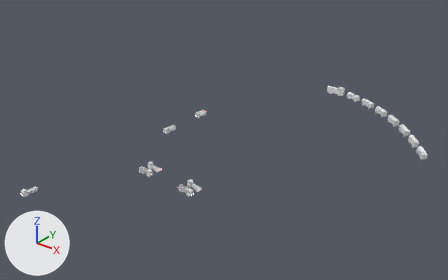
The FBX model Assets/Art/KayseriIsland/Models/Iron/Phase3/Vehicles_P3.fbx: old version first, new version second.
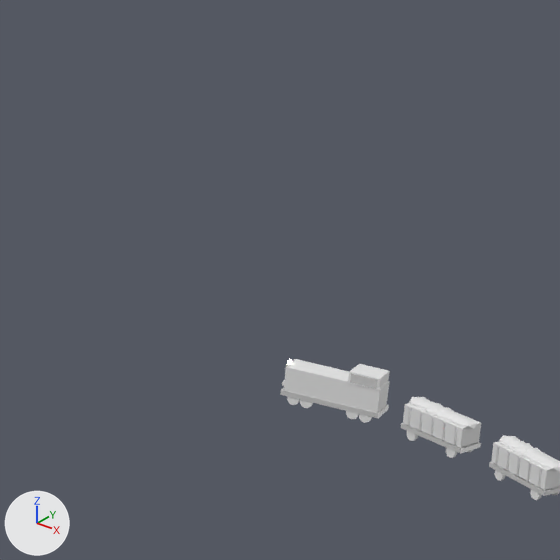
The first picture shows the older version from a 50 mm camera at (279.0, -234.0, 194.0) aimed at (56.0, 44.0, 22.0). The close-ups show the older and then the newer version on the part from 63% to 83% of the width and 9% to 43% of the height of that picture. Only the edits that show in the close-ups are written down. The axes (+X, +Y, +Z) are drawn at lower left. The lights are the same throughout. Where no turn or scale is listed for an object, it has been applied to the vertices.

The first close-up shows 'train', 'wagon', 'wagon.001'.
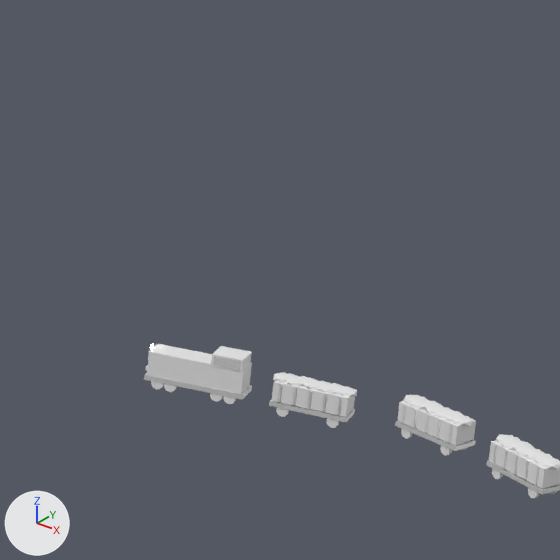
Location of each change, (x1, y1, x2, y2) in pixels of the close-ups (560 x 560 px):
'train', moved, turned
    before: (280, 359, 390, 423)
    after: (144, 343, 252, 404)
'wagon', moved, turned
    before: (401, 397, 481, 458)
    after: (269, 372, 357, 428)
'wagon.001', moved, turned
    before: (489, 435, 560, 500)
    after: (395, 395, 476, 455)
'wagon.002', moved (not visible before)
    after: (487, 434, 560, 498)

The change, as a diff of the scene's bpy script:
```diff
--- a/Assets/Art/KayseriIsland/Models/Iron/Phase3/Vehicles_P3.fbx.py
+++ b/Assets/Art/KayseriIsland/Models/Iron/Phase3/Vehicles_P3.fbx.py
@@ ob_wagon_001 @@
 ob_wagon_001 = bpy.data.objects.new('wagon.001', me_wagon_src_002)
-ob_wagon_001.location = (93.2, 170.4, 12.8)
-ob_wagon_001.rotation_euler = (0.0, -0.0131, 2.746)  # degrees (0, -0.8, 157)
+ob_wagon_001.location = (77.5, 175.7, 12.9)
+ob_wagon_001.rotation_euler = (0.0, -0.0112, 2.876)  # degrees (0, -0.6, 165)
@@ ob_train @@
 ob_train = bpy.data.objects.new('train', me_loco_src_001)
-ob_train.location = (61.8, 177.4, 13.2)
-ob_train.rotation_euler = (0.0, -0.0418, -3.003)  # degrees (0, -2.4, -172)
+ob_train.location = (45.7, 169.9, 14.0)
+ob_train.rotation_euler = (0.0, -0.0287, -2.937)  # degrees (0, -1.6, -168)
@@ ob_wagon_002 @@
 ob_wagon_002 = bpy.data.objects.new('wagon.002', me_wagon_src_003)
-ob_wagon_002.location = (107.5, 163.4, 12.4)
+ob_wagon_002.location = (92.8, 170.5, 12.8)
 ob_wagon_002.rotation_euler = (0.0, -0.0275, 2.633)  # degrees (0, -1.6, 151)
@@ ob_wagon @@
 ob_wagon = bpy.data.objects.new('wagon', me_wagon_src_001)
-ob_wagon.location = (78.4, 175.4, 12.9)
-ob_wagon.rotation_euler = (0.0, -0.01, 2.871)  # degrees (0, -0.6, 164)
+ob_wagon.location = (61.0, 173.0, 13.2)
+ob_wagon.rotation_euler = (0.0, -0.0459, -2.937)  # degrees (0, -2.6, -168)
```
